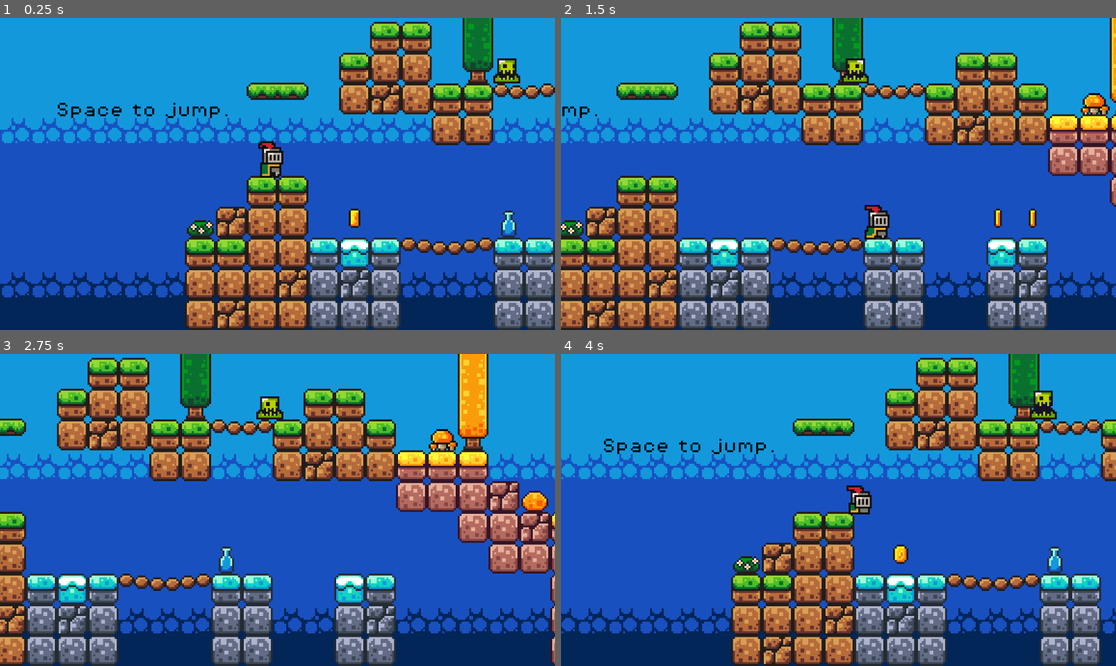
Above: before the commit, frames 1-4 (two rows, left to right).
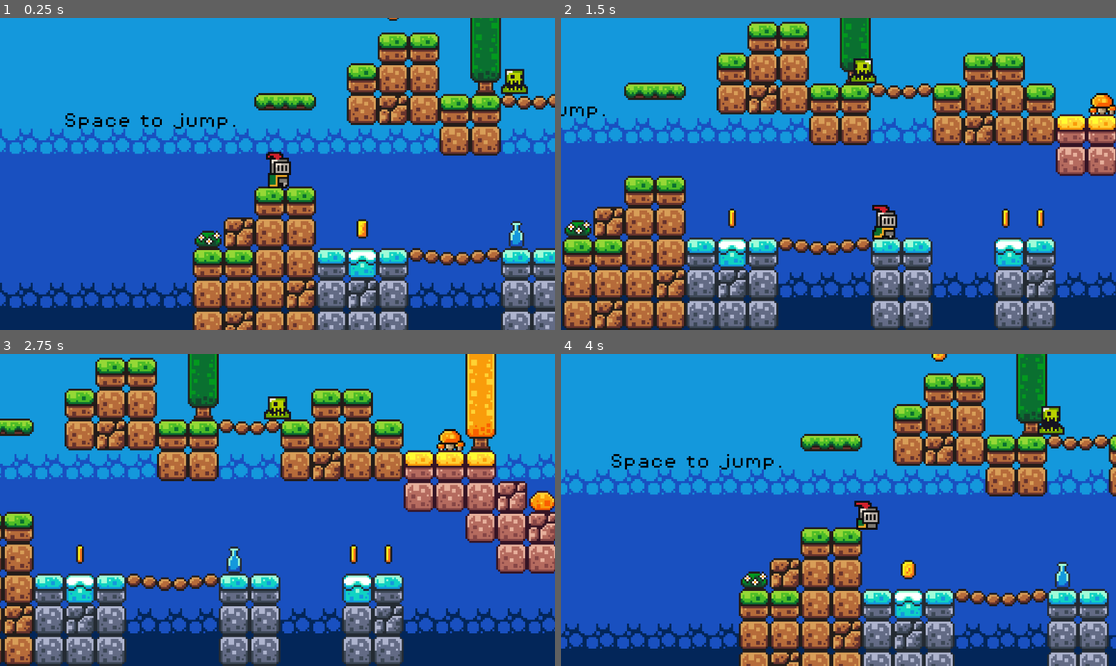
Above: after the commit, the same moments.

Repository: Melz8bit/GodotFirstGame
Game: Godot game, scene res://scenes/game.tscn
Two runs of this game, one before a commit and one after it. Both use one fixed random seed, a clock stepped at 60 frames per second and the inputs below.
Inputs:
- Up to frame 1 (0.25 s): no input
- Up to frame 2 (1.5 s): hold Right (move_right) from 0.53 s (still down); tap Space (jump) at 0.77 s
- Up to frame 3 (2.75 s): tap Space (jump) at 1.52 s; release Right (move_right) at 2.03 s; hold Left (move_left) from 2.03 s (still down)
- Up to frame 4 (4 s): release Left (move_left) at 2.78 s; hold Right (move_right) from 2.78 s (still down); tap Space (jump) at 3.02, 3.77 s

The runs differ from the first frame. In frame 1, 36% of the frame differs, in the area x 0-100%, y 0-100%; in frame 2, 32%; in frame 3, 32%; in frame 4, 37%.
Error after the commit: Invalid call. Nonexistent function 'add_point' in base 'Node'. (res://scripts/coin.gd:6)

Commit message:
Score
- Track total amount of coins collected
- Display total coins at the end of the level
- Added additional tiles to the level to denote the end

Diff:
--- a/scenes/game.tscn
+++ b/scenes/game.tscn
@@ -1,7 +1,9 @@
-[gd_scene load_steps=14 format=3 uid="uid://c0v6un713ev7h"]
-
+[gd_scene load_steps=16 format=3 uid="uid://c0v6un713ev7h"]
+
+[ext_resource type="Script" path="res://scripts/game_manager.gd" id="1_rauq4"]
 [ext_resource type="PackedScene" uid="uid://ceuj0lwewppj" path="res://scenes/player.tscn" id="1_tvl4n"]
 [ext_resource type="Texture2D" uid="uid://d0q2g65ahgok" path="res://assets/sprites/world_tileset.png" id="2_3tytd"]
+[ext_resource type="FontFile" uid="uid://c53kogtyjwsss" path="res://assets/fonts/PixelOperator8-Bold.ttf" id="2_l5rpn"]
 [ext_resource type="PackedScene" uid="uid://cjblhchw5fgpr" path="res://scenes/platform.tscn" id="3_0uaq0"]
 [ext_resource type="PackedScene" uid="uid://81rbkftpwa1g" path="res://scenes/coin.tscn" id="4_g7yr3"]
 [ext_resource type="PackedScene" uid="uid://bjcegahc2kf6i" path="res://scenes/killzone.tscn" id="5_44uvl"]
@@ -215,6 +217,22 @@
 
 [node name="Game" type="Node2D"]
 
+[node name="GameManager" type="Node" parent="."]
+unique_name_in_owner = true
+script = ExtResource("1_rauq4")
+
+[node name="ScoreLabel" type="Label" parent="GameManager"]
+offset_left = 531.0
+offset_top = -214.0
+offset_right = 642.0
+offset_bottom = -190.0
+theme_override_colors/font_color = Color(0, 0, 0, 1)
+theme_override_fonts/font = ExtResource("2_l5rpn")
+theme_override_font_sizes/font_size = 8
+text = "You collected X coins."
+horizontal_alignment = 1
+autowrap_mode = 2
+
 [node name="TileMap" type="TileMap" parent="."]
 position = Vector2(8, 2)
 tile_set = SubResource("TileSet_nrat4")
@@ -222,14 +240,14 @@
 layer_0/name = "Background"
 layer_0/tile_data = PackedInt32Array(131061, 0, 14, 131062, 0, 14, 131063, 0, 14, 131064, 0, 14, 131065, 0, 14, 131066, …(29413 unchanged characters)…
 layer_1/name = "Mid"
-layer_1/tile_data = PackedInt32Array(-131070, 0, 0, -131069, …(3203 unchanged characters)… , -655318, 327680, 5, -786393, 262144, 8)
+layer_1/tile_data = PackedInt32Array(-131070, 0, 0, -131069, …(3203 unchanged characters)… , -655318, 327680, 5, -786393, 262144, 8, -720860, 262144, 0, -720861, 262144, 0, -720862, 262144, 0, -720863, 262144, 0, -720864, 262144, 0, -655324, 327680, 0, -655325, 262144, 1, -655326, 262144, 1, -655327, 262144, 1, -655328, 327680, 0, -589791, 262144, 1, -589792, 262144, 1, -589793, 262144, 1, -655329, 262144, 1, -720865, 262144, 1, -786401, 262144, 1, -851937, 262144, 1, -983009, 327680, 0, -917473, 327680, 0, -720866, 327680, 0, -655330, 262144, 1, -786402, 262144, 1, -851938, 262144, 1, -917474, 262144, 1)
 
 [node name="Player" parent="." instance=ExtResource("1_tvl4n")]
 z_index = 5
 position = Vector2(53, -39)
 
 [node name="Camera2D" type="Camera2D" parent="Player"]
-position = Vector2(3, 28)
+position = Vector2(-1, -3)
 zoom = Vector2(4, 4)
 limit_bottom = 50
 position_smoothing_enabled = true
@@ -320,3 +338,14 @@
 theme_override_fonts/font = ExtResource("7_vepuo")
 theme_override_font_sizes/font_size = 8
 text = "Almost there!"
+
+[node name="Label4" type="Label" parent="Labels"]
+offset_left = 533.0
+offset_top = -226.0
+offset_right = 643.0
+offset_bottom = -214.0
+theme_override_colors/font_color = Color(0, 0, 0, 1)
+theme_override_fonts/font = ExtResource("7_vepuo")
+theme_override_font_sizes/font_size = 8
+text = "Great job!"
+horizontal_alignment = 1
--- a/scripts/coin.gd
+++ b/scripts/coin.gd
@@ -1,6 +1,7 @@
 extends Area2D
 
+@onready var game_manager: Node = %GameManager
 
 func _on_body_entered(body: Node2D) -> void:
-	print("+1 coin")
+	game_manager.add_point()
 	queue_free()
